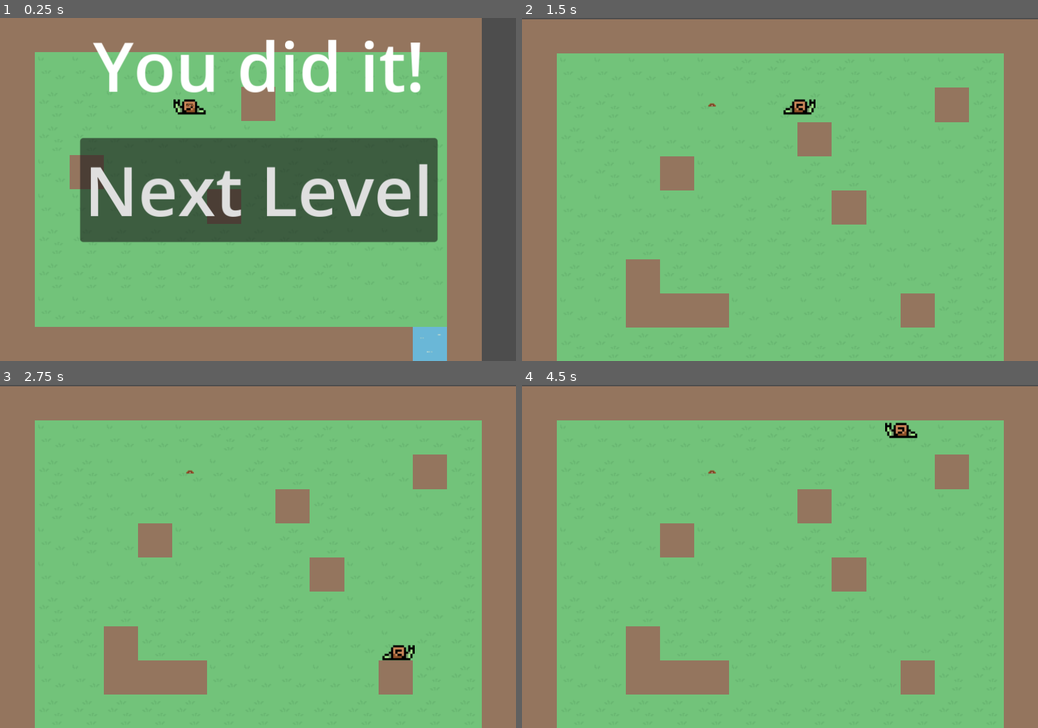
Above: before the commit, frames 1-4 (two rows, left to right).
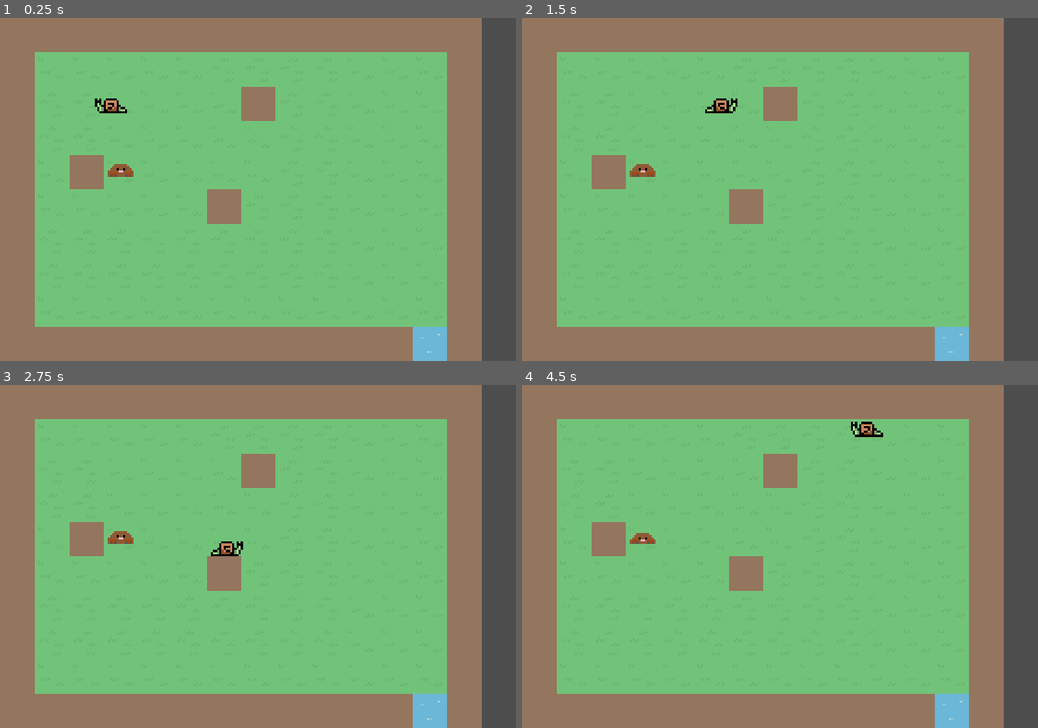
Above: after the commit, the same moments.

Repository: mrw436/SNAILS
Game: Godot game, scene res://main.tscn
Two runs of this game, one before a commit and one after it. Both use one fixed random seed, a clock stepped at 60 frames per second and the inputs below.
Inputs (mouse positions are in pixels of both pictures, inside the frame that each line leads up to):
- Up to frame 1 (0.25 s): no input
- Up to frame 2 (1.5 s): click (780, 189) at 0.5 s, where only the run before the commit has a clickable "Next Level"; tap Enter at 1.25 s; hold Right (move_right) from 1.28 s (still down)
- Up to frame 3 (2.75 s): release Right (move_right) at 2.03 s; hold Down (move_down) from 2.03 s (still down)
- Up to frame 4 (4.5 s): tap Space at 2.75 s; release Down (move_down) at 2.78 s; hold Right (move_right) 2.78-3.53 s; hold Up (move_up) 3.53-4.28 s; hold Left (move_left) from 4.28 s (still down)

The runs differ from the first frame. In frame 1, 25% of the frame differs, in the area x 15-86%, y 6-98%; in frame 2, 30%; in frame 3, 30%, in the area x 0-100%, y 0-100%; in frame 4, 30%.

Commit message:
level switch

Diff:
--- a/hud.gd
+++ b/hud.gd
@@ -2,14 +2,16 @@
 
 
 # Called when the node enters the scene tree for the first time.
-#func _ready() -> void:
-	#pass # Replace with function body.
-#
-#
+func _ready() -> void:
+	$NextLevelButton.hide()
+	$SuccessLabel.hide()
+
 ## Called every frame. 'delta' is the elapsed time since the previous frame.
 #func _process(delta: float) -> void:
 	#pass
-
+func level_finished() -> void:
+	$NextLevelButton.show();
+	$SuccessLabel.show();
 
 func _on_next_level_button_pressed() -> void:
 	get_tree().change_scene_to_file("res://level 2.tscn");
--- a/level 2.tscn
+++ b/level 2.tscn
@@ -1,8 +1,9 @@
-[gd_scene load_steps=4 format=4 uid="uid://8jbkmo2vyprm"]
+[gd_scene load_steps=5 format=4 uid="uid://8jbkmo2vyprm"]
 
 [ext_resource type="TileSet" uid="uid://d2jg2uijdktxu" path="res://new_tile_set.tres" id="1_fehry"]
 [ext_resource type="PackedScene" uid="uid://cnk3fks2byy0g" path="res://player.tscn" id="2_vrudk"]
 [ext_resource type="PackedScene" uid="uid://p1ohkvm6iwux" path="res://mole.tscn" id="3_op1ef"]
+[ext_resource type="PackedScene" uid="uid://cj6s65xatf6g3" path="res://hud.tscn" id="4_nef24"]
 
 [node name="Main" type="Node"]
 
@@ -12,9 +13,13 @@
 tile_set = ExtResource("1_fehry")
 
 [node name="Player" parent="." instance=ExtResource("2_vrudk")]
-position = Vector2(177, 85)
+position = Vector2(273, 82)
 scale = Vector2(0.2, 0.2)
 
 [node name="Mole" parent="." instance=ExtResource("3_op1ef")]
 position = Vector2(177, 85)
 scale = Vector2(0.6, 0.6)
+
+[node name="HUD" parent="." instance=ExtResource("4_nef24")]
+
+[connection signal="finish_level" from="Mole" to="HUD" method="level_finished"]
--- a/main.tscn
+++ b/main.tscn
@@ -13,11 +13,13 @@
 tile_set = ExtResource("1_2acn7")
 
 [node name="Player" parent="." instance=ExtResource("2_blvh2")]
-position = Vector2(177, 85)
+position = Vector2(104, 84)
 scale = Vector2(0.2, 0.2)
 
 [node name="Mole" parent="." instance=ExtResource("3_g14or")]
-position = Vector2(177, 85)
-scale = Vector2(0.6, 0.6)
+position = Vector2(114, 156)
+scale = Vector2(2, 2)
 
 [node name="HUD" parent="." instance=ExtResource("4_31mq8")]
+
+[connection signal="finish_level" from="Mole" to="HUD" method="level_finished"]
--- /dev/null
+++ b/mole.gd
@@ -0,0 +1,9 @@
+extends Area2D
+
+signal finish_level
+# Called when the node enters the scene tree for the first time.
+func _ready() -> void:
+	$AnimatedSprite2D.play();
+
+func _on_body_entered(_body: Node2D) -> void:
+	finish_level.emit();
--- a/mole.tscn
+++ b/mole.tscn
@@ -1,6 +1,7 @@
-[gd_scene load_steps=4 format=3 uid="uid://p1ohkvm6iwux"]
+[gd_scene load_steps=6 format=3 uid="uid://p1ohkvm6iwux"]
 
 [ext_resource type="Texture2D" uid="uid://bqdt8uaotpdts" path="res://Mole-frame2.png" id="1_af55s"]
+[ext_resource type="Script" path="res://mole.gd" id="1_la3sy"]
 [ext_resource type="Texture2D" uid="uid://b012fpt30dx2l" path="res://Mole.png" id="2_0dpfg"]
 
 [sub_resource type="SpriteFrames" id="SpriteFrames_i5mux"]
@@ -14,14 +15,22 @@
 }],
 "loop": true,
 "name": &"default",
-"speed": 1.0
+"speed": 3.0
 }]
+
+[sub_resource type="RectangleShape2D" id="RectangleShape2D_hca5j"]
+size = Vector2(14.3333, 13.3333)
 
 [node name="Mole" type="Area2D"]
 scale = Vector2(3, 3)
+script = ExtResource("1_la3sy")
 
-[node name="AnimatedSprite2D2" type="AnimatedSprite2D" parent="."]
+[node name="AnimatedSprite2D" type="AnimatedSprite2D" parent="."]
 sprite_frames = SubResource("SpriteFrames_i5mux")
-frame_progress = 0.244731
+frame_progress = 0.766494
 
-[node name="CollisionShape2D2" type="CollisionShape2D" parent="."]
+[node name="CollisionShape2D" type="CollisionShape2D" parent="."]
+position = Vector2(-1, -6)
+shape = SubResource("RectangleShape2D_hca5j")
+
+[connection signal="body_entered" from="." to="." method="_on_body_entered"]
--- a/project.godot
+++ b/project.godot
@@ -48,3 +48,7 @@
 "deadzone": 0.5,
 "events": []
 }
+
+[rendering]
+
+textures/canvas_textures/default_texture_filter=0
